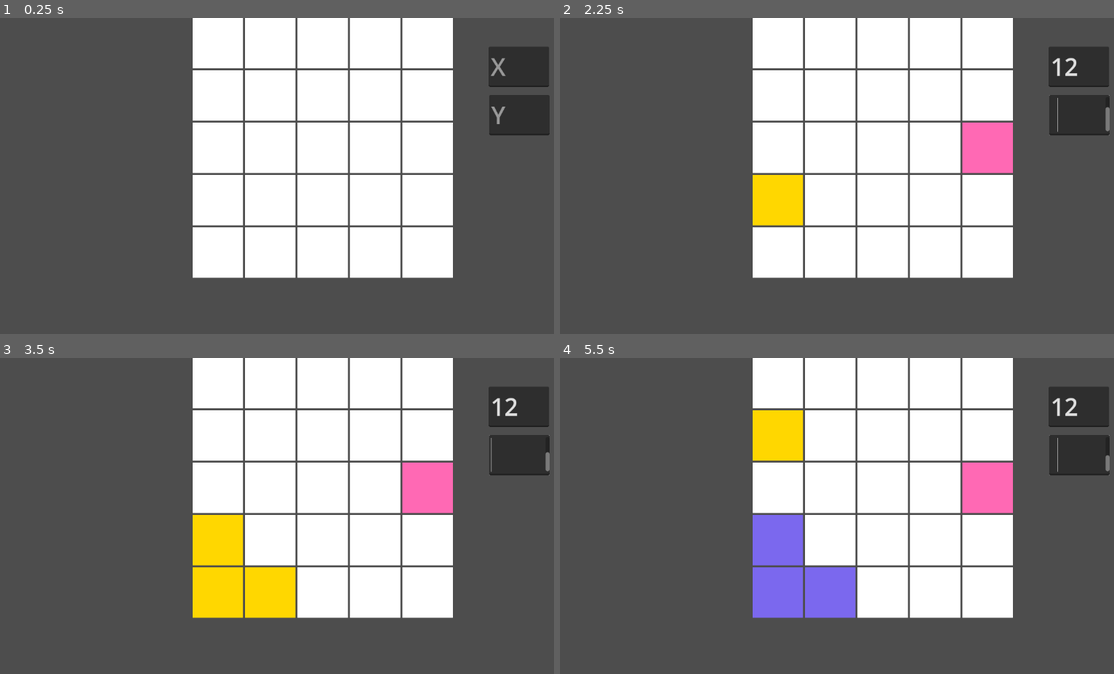
Above: before the commit, frames 1-4 (two rows, left to right).
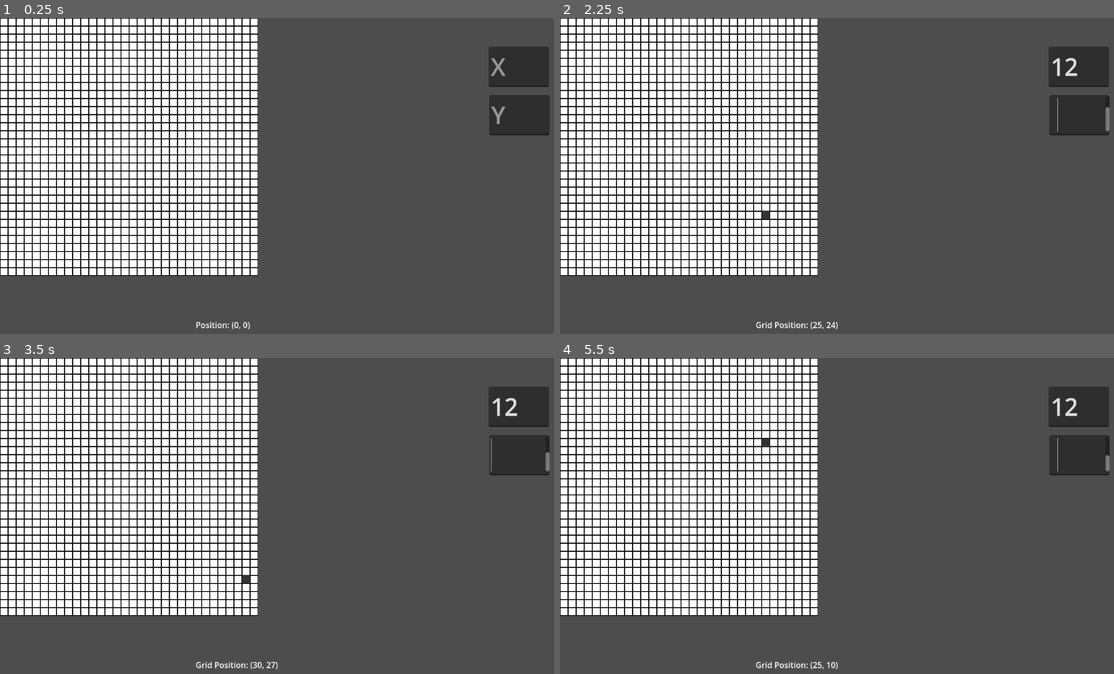
Above: after the commit, the same moments.

Repository: jennifer-ruan/cross-stitch
Game: Godot game, scene res://scenes/root.tscn
Two runs of this game, one before a commit and one after it. Both use one fixed random seed, a clock stepped at 60 frames per second and the inputs below.
Inputs (mouse positions are in pixels of both pictures, inside the frame that each line leads up to):
- Up to frame 1 (0.25 s): no input
- Up to frame 2 (2.25 s): click (1080, 65) at 0.52 s; type "12" at 0.6 s; click (1080, 115) at 0.75 s; type "12" at 0.83 s; tap Enter at 1.25 s; move the mouse to (975, 163) at 1.27 s; click (975, 163) at 1.42 s; tap Space at 2 s; drag from (731, 198) to (820, 245) at 2.02 s
- Up to frame 3 (3.5 s): tap Enter at 2.75 s; move the mouse to (349, 449) at 2.77 s; click (349, 449) at 2.92 s
- Up to frame 4 (5.5 s): tap Space at 3.5, 5 s; drag from (820, 585) to (676, 471) at 3.52 s; tap Enter at 4.25 s; move the mouse to (1025, 569) at 4.27 s; click (1025, 569) at 4.42 s; drag from (676, 471) to (764, 440) at 5.02 s

The runs differ from the first frame. In frame 1, 59% of the frame differs, in the area x 0-82%, y 0-99%; in frame 2, 60%; in frame 3, 61%; in frame 4, 62%.

Commit message:
grid generation, get_grid_position with hover

Diff:
--- a/project.godot
+++ b/project.godot
@@ -10,7 +10,7 @@
 
 [application]
 
-config/name="Cozy Journal"
+config/name="Cross-Stitch"
 run/main_scene="res://scenes/root.tscn"
 config/features=PackedStringArray("4.3", "Forward Plus")
 config/icon="res://icon.svg"
--- a/scenes/root.tscn
+++ b/scenes/root.tscn
@@ -1,16 +1,18 @@
-[gd_scene load_steps=3 format=3 uid="uid://b36nxuq7660qs"]
+[gd_scene load_steps=4 format=3 uid="uid://b36nxuq7660qs"]
 
 [ext_resource type="Script" path="res://scripts/Grid.gd" id="1_mfkmc"]
 [ext_resource type="PackedScene" uid="uid://deh6t3atj85of" path="res://components/Pixel.tscn" id="2_eh088"]
+[ext_resource type="Script" path="res://scripts/GridRect.gd" id="3_yog7e"]
 
 [node name="Control" type="Control"]
 custom_minimum_size = Vector2(1280, 720)
 layout_mode = 3
 anchors_preset = 0
-offset_right = 40.0
-offset_bottom = 40.0
+offset_right = 1280.0
+offset_bottom = 720.0
 
 [node name="GridContainer" type="GridContainer" parent="."]
+visible = false
 layout_mode = 1
 anchors_preset = 5
 anchor_left = 0.5
@@ -140,3 +142,18 @@
 offset_bottom = 233.0
 theme_override_font_sizes/font_size = 48
 placeholder_text = "Y"
+
+[node name="TextureRect" type="TextureRect" parent="."]
+custom_minimum_size = Vector2(32, 32)
+layout_mode = 0
+offset_right = 40.0
+offset_bottom = 40.0
+script = ExtResource("3_yog7e")
+
+[node name="PositionLabel" type="RichTextLabel" parent="TextureRect"]
+layout_mode = 0
+offset_left = 388.0
+offset_top = 598.0
+offset_right = 636.0
+offset_bottom = 638.0
+text = "Position: (0, 0)"
--- a/scripts/Grid.gd
+++ b/scripts/Grid.gd
@@ -18,7 +18,7 @@
 			if is_dragging:
 				curr_color = baseColor
 
-func _process(delta):
+func _process(_delta):
 	if is_dragging:
 		# Get the mouse position relative to the GridContainer
 		var mouse_pos = get_global_mouse_position()
--- /dev/null
+++ b/scripts/GridRect.gd
@@ -0,0 +1,60 @@
+extends TextureRect
+
+var grid_size: Vector2i = Vector2i(32, 32)
+var cell_size: int = 16
+@onready var position_label: RichTextLabel = $PositionLabel
+var hover_color: Color = Color(0.2, 0.2, 0.2)
+
+var image: Image
+
+func _ready():
+	image = Image.create_empty(grid_size.x * cell_size, grid_size.y * cell_size, false, Image.FORMAT_RGB8)
+	texture = ImageTexture.create_from_image(image)
+
+	draw_grid()
+
+	self.gui_input.connect(_on_gui_input)
+
+func draw_grid() -> void:
+	image.fill(Color(1, 1, 1))
+
+	for x in range(0, image.get_width(), cell_size):
+		for y in range(0, image.get_height(), cell_size):
+			# Draw the vertical lines
+			for i in range(cell_size):
+				if x + i < image.get_width():
+					image.set_pixel(x + i, y, Color(0, 0, 0))  # Top border
+					image.set_pixel(x + i, y + cell_size - 1, Color(0, 0, 0))  # Bottom border
+
+			# Draw the horizontal lines
+			for j in range(cell_size):
+				if y + j < image.get_height():
+					image.set_pixel(x, y + j, Color(0, 0, 0))  # Left border
+					image.set_pixel(x + cell_size - 1, y + j, Color(0, 0, 0))  # Right border))
+
+	texture.update(image)
+
+func highlight_cell(grid_pos: Vector2i) -> void:
+	draw_grid()
+
+	var x = grid_pos.x * cell_size
+	var y = grid_pos.y * cell_size
+	for i in range(cell_size):
+		for j in range(cell_size):
+			image.set_pixel(x + i, y + j, hover_color)
+
+	texture.update(image)  # Apply the changes to the texture
+
+func _on_gui_input(event: InputEvent) -> void:
+	if event is InputEventMouseMotion:
+		var local_position = self.get_local_mouse_position()
+		if self.get_rect().has_point(local_position):
+			var grid_pos = get_grid_position(local_position)
+			position_label.text = "Grid Position: " + str(grid_pos)
+			highlight_cell(grid_pos)
+
+func get_grid_position(local_position: Vector2) -> Vector2i:
+	#var local_position = self.get_local_mouse_position()
+	var x = int(local_position.x / cell_size)
+	var y = int(local_position.y / cell_size)
+	return Vector2i(x, y)
